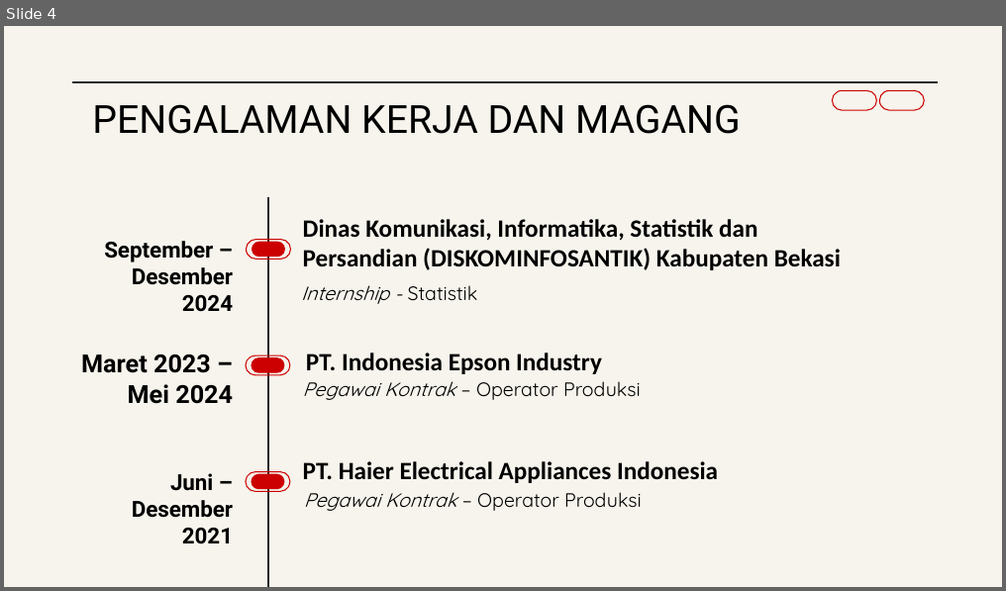
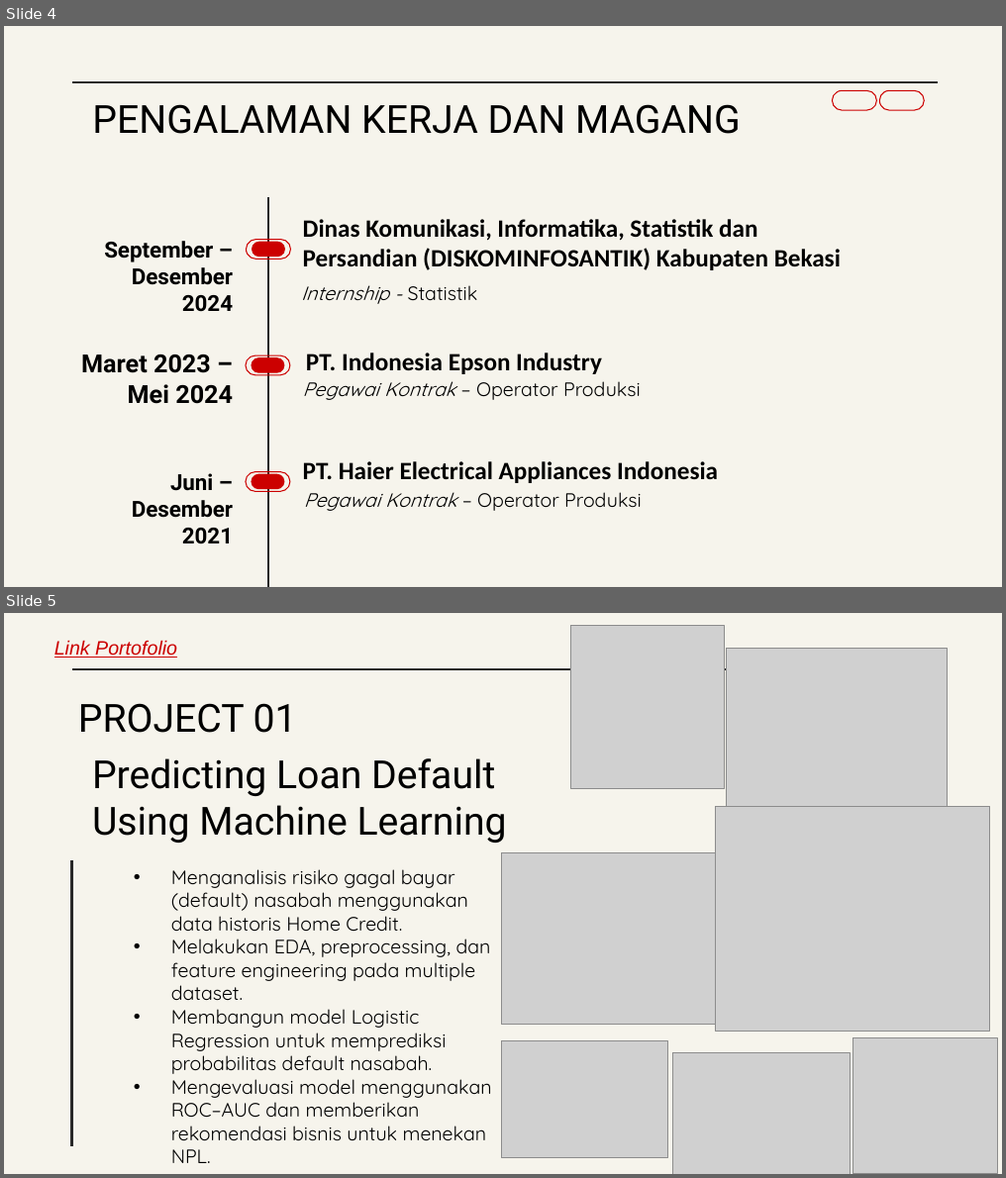
Before and after one commit to DisyaAriza/Project_magang, a slide deck: Portopolio Disya.pptx. Shown one above the other, each under a label of ours: slide 4 before the commit, slides 4 and 5 after it. The pictures are 1006x591 and 1006x1178 pixels, drawn with LibreOffice and Linux fonts; fonts in the diff are those of the drawing; grey boxes stand for pictures. Boxes give left, top, right and bottom in pixels: in the first picture for what was removed or moved away, otherwise in the second. Text is boxed around its words. In the diff, an @@ line names an element or a change of style, - is before the commit and + after.

```diff
--- a/Portopolio Disya.pptx
+++ b/Portopolio Disya.pptx
@@ slide 5 added at <box>4,613,1002,1174</box>, background #F6F4EC @@
@@ text added at <box>54,640,177,658</box>, 14 pt, text #CC0000, italic, underline @@
+Link Portofolio
@@ picture added at <box>571,626,725,788</box> @@
@@ line added from (73, 668) to (937, 668), #282828 1.5 pt @@
@@ picture added at <box>727,648,947,811</box> @@
@@ title added at <box>78,703,297,733</box>, 28 pt, text #000000 @@
+PROJECT 01
@@ text added at <box>92,759,507,843</box>, 28 pt, text #000000 @@
+Predicting Loan Default Using Machine Learning
@@ picture added at <box>716,807,990,1031</box> @@
@@ line added from (72, 861) to (72, 1147), #282828 1.5 pt @@
@@ subtitle added at <box>171,869,491,1163</box>, 14 pt, text #000000 @@
+• Menganalisis risiko gagal bayar (default) nasabah menggunakan data historis Home Credit.
+• Melakukan EDA, preprocessing, dan feature engineering pada multiple dataset.
+• Membangun model Logistic Regression untuk memprediksi probabilitas default nasabah.
+• Mengevaluasi model menggunakan ROC–AUC dan memberikan rekomendasi bisnis untuk menekan NPL.
@@ picture added at <box>501,853,716,1024</box> @@
@@ picture added at <box>501,1041,667,1158</box> @@
@@ picture added at <box>672,1054,850,1174</box> @@
@@ picture added at <box>852,1038,997,1173</box> @@
```
Also in this commit, not shown: 10 slides changed, 2 slides removed, 1 other file.
